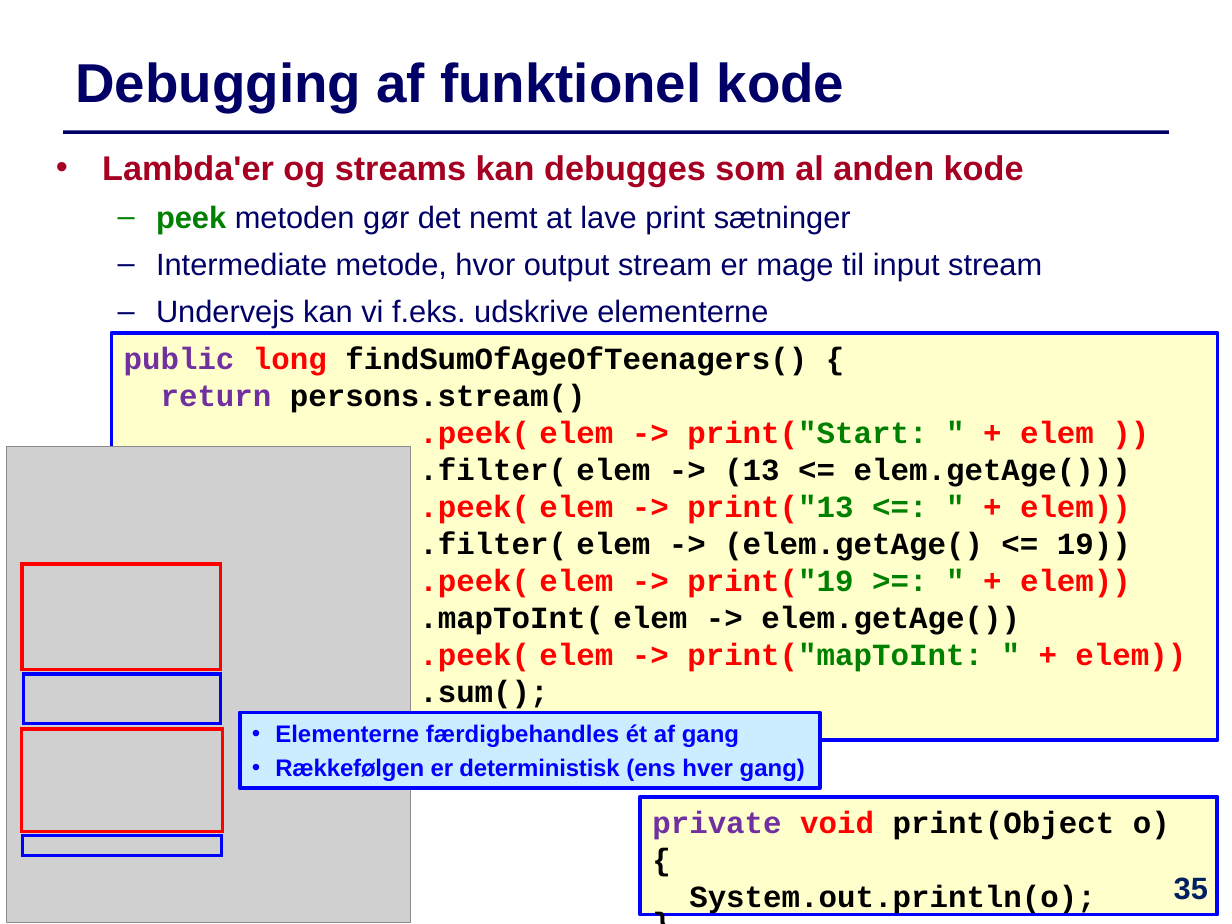
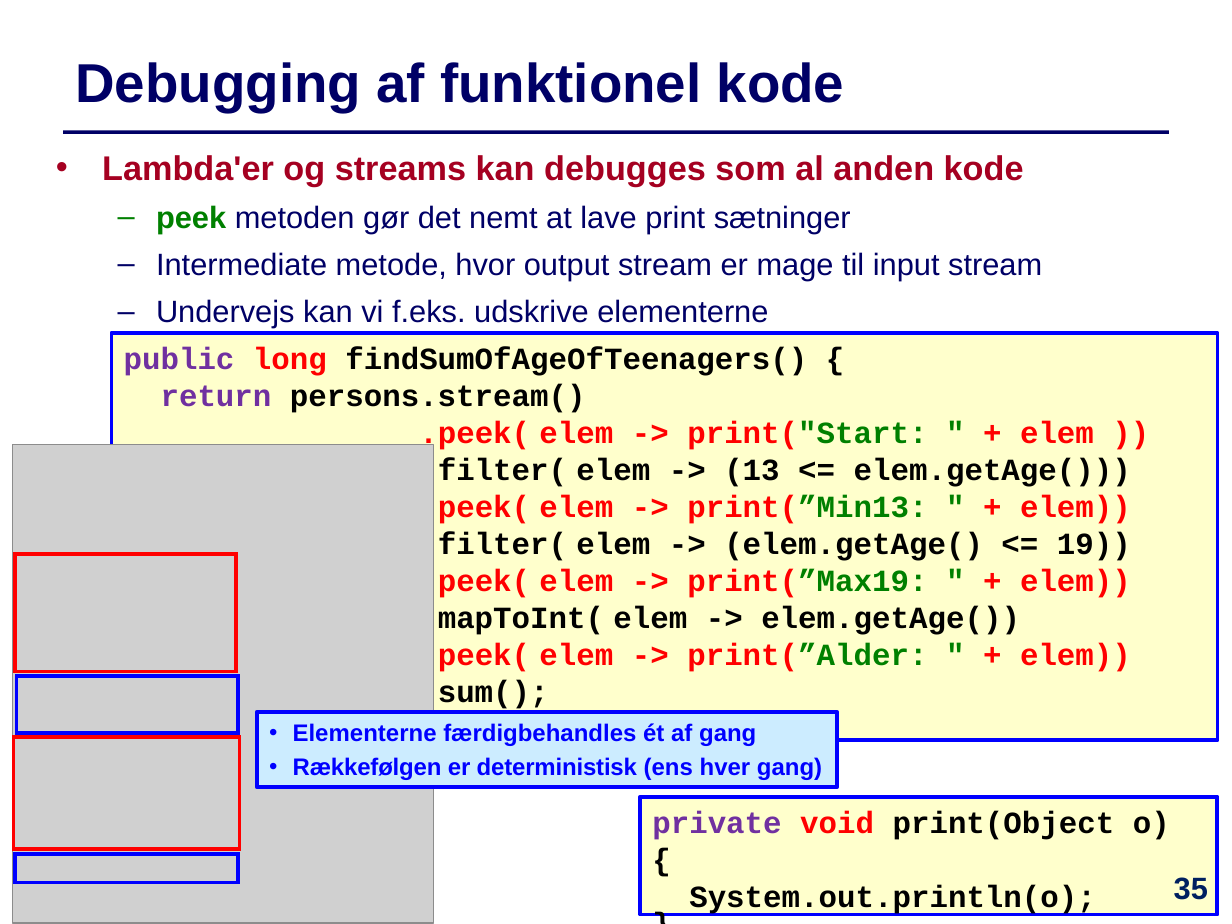
Before and after one commit to IntProgAU/Materiale, a slide deck: slide 35 of web/e23/uge_10/Slides-Uge10.pptx. Drawn at 1232x924 pixels with LibreOffice and Linux fonts; fonts in the diff are those of the drawing; grey boxes stand for pictures. Boxes give left, top, right and bottom in pixels: in the first picture for what was removed or moved away, otherwise in the second. Text is boxed around its words. In the diff, an @@ line names an element or a change of style, - is before the commit and + after.

```diff
--- a/web/e23/uge_10/Slides-Uge10.pptx
+++ b/web/e23/uge_10/Slides-Uge10.pptx
@@ picture: place and size @@
-picture at [6, 446, 410, 923]
+picture at [12, 445, 434, 924]
@@ text in rectangle at [419, 495, 1131, 526]: text changed @@
-.peek( elem -> print("13 <=: " + elem))
+.peek( elem -> print(”Min13: " + elem))
@@ rectangle: place and size @@
-rectangle at [22, 564, 221, 670]
+rectangle at [15, 554, 235, 671]
@@ text in rectangle at [419, 569, 1131, 600]: text changed @@
-.peek( elem -> print("19 >=: " + elem))
+.peek( elem -> print(”Max19: " + elem))
@@ text in rectangle at [419, 643, 1131, 674]: text changed @@
-.peek( elem -> print("mapToInt: " + elem))
+.peek( elem -> print(”Alder: " + elem))
@@ rectangle: place and size @@
-rectangle at [23, 674, 221, 723]
+rectangle at [17, 676, 239, 734]
@@ rectangle "Elementerne færdigbehandles ét af gang": place and size @@
-rectangle "Elementerne færdigbehandles ét af gang" at [240, 712, 821, 787]
+rectangle "Elementerne færdigbehandles ét af gang" at [257, 712, 838, 787]
@@ rectangle: place and size @@
-rectangle at [21, 729, 223, 832]
+rectangle at [14, 737, 239, 849]
@@ rectangle: place and size @@
-rectangle at [22, 835, 222, 855]
+rectangle at [15, 854, 238, 882]
```
Also in this commit, not shown: 7 other slides changed, 3 other files.
